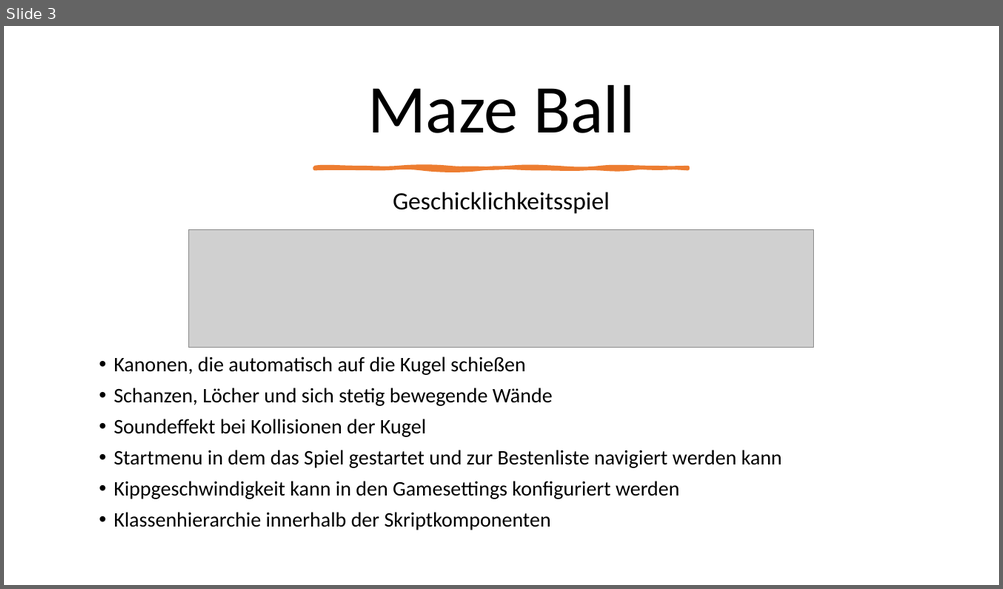
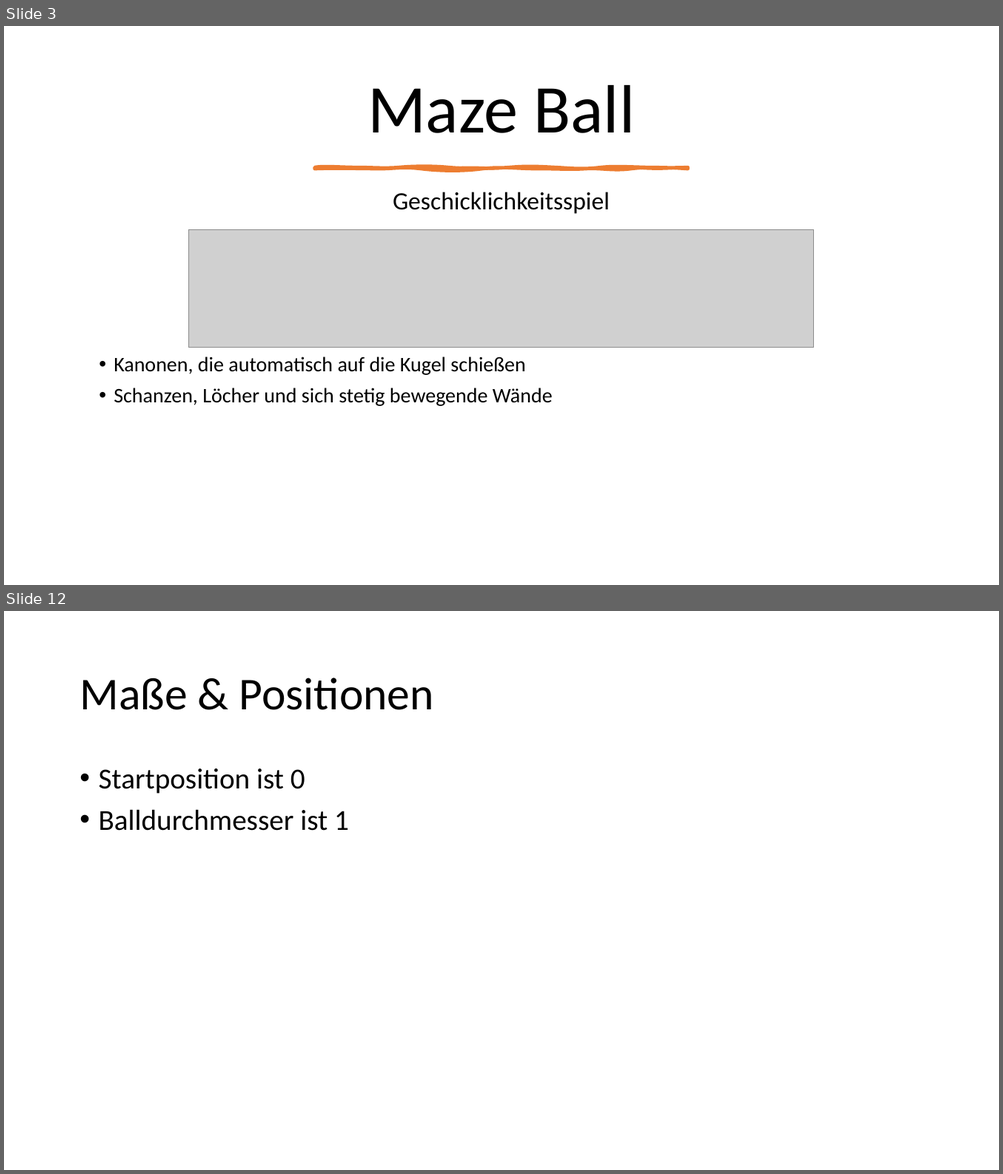
Before and after one commit to Oneof300/MazeBall, a slide deck: concepts/Concept.pptx. Shown one above the other, each under a label of ours: slide 3 before the commit, slides 3 and 12 after it; the slides between them are not shown. The pictures are 1003x589 and 1003x1174 pixels, drawn with LibreOffice and Linux fonts; fonts in the diff are those of the drawing; grey boxes stand for pictures. Boxes give left, top, right and bottom in pixels: in the first picture for what was removed or moved away, otherwise in the second. Text is boxed around its words. In the diff, an @@ line names an element or a change of style, - is before the commit and + after.

```diff
--- a/concepts/Concept.pptx
+++ b/concepts/Concept.pptx
@@ slide 12 added at [4, 611, 999, 1170], background #FFFFFF @@
@@ title added at [79, 678, 434, 710], 44 pt, text #000000 @@
+Maße & Positionen
@@ text added at [99, 769, 349, 831], 28 pt, text #000000 @@
+• Startposition ist 0
+• Balldurchmesser ist 1
@@ slide 3 changed as well @@
@@ text at [114, 419, 782, 531]: paragraphs removed @@
-• Soundeffekt bei Kollisionen der Kugel
-• Startmenu in dem das Spiel gestartet und zur Bestenliste navigiert werden kann
-• Kippgeschwindigkeit kann in den Gamesettings konfiguriert werden
-• Klassenhierarchie innerhalb der Skriptkomponenten
```
Also in this commit, not shown: 2 other slides changed, 9 other slides added, 1 other file.
